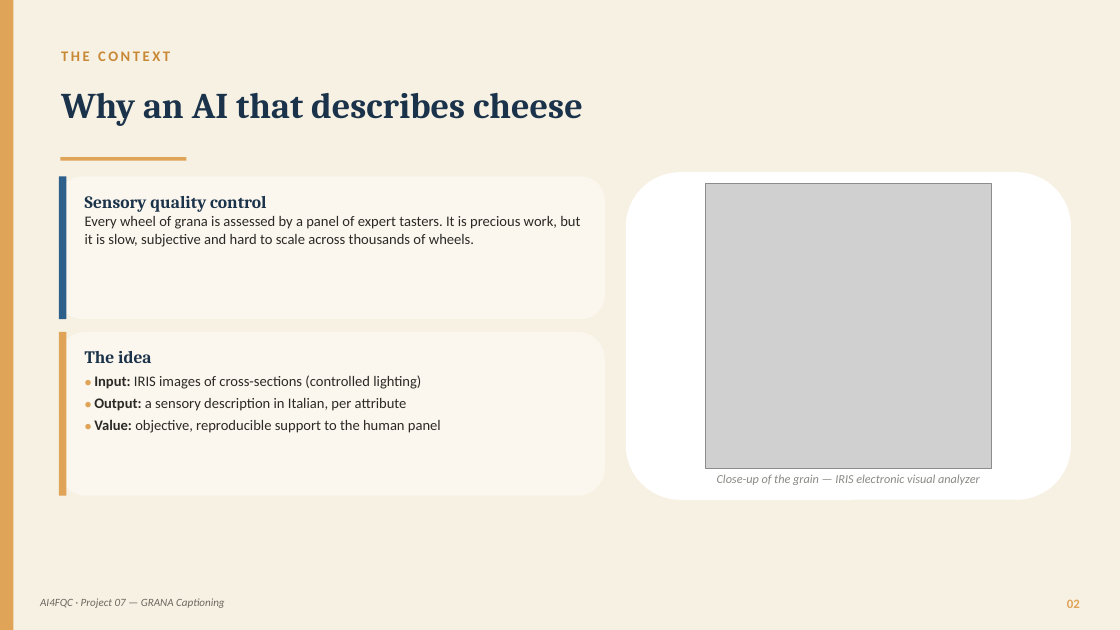
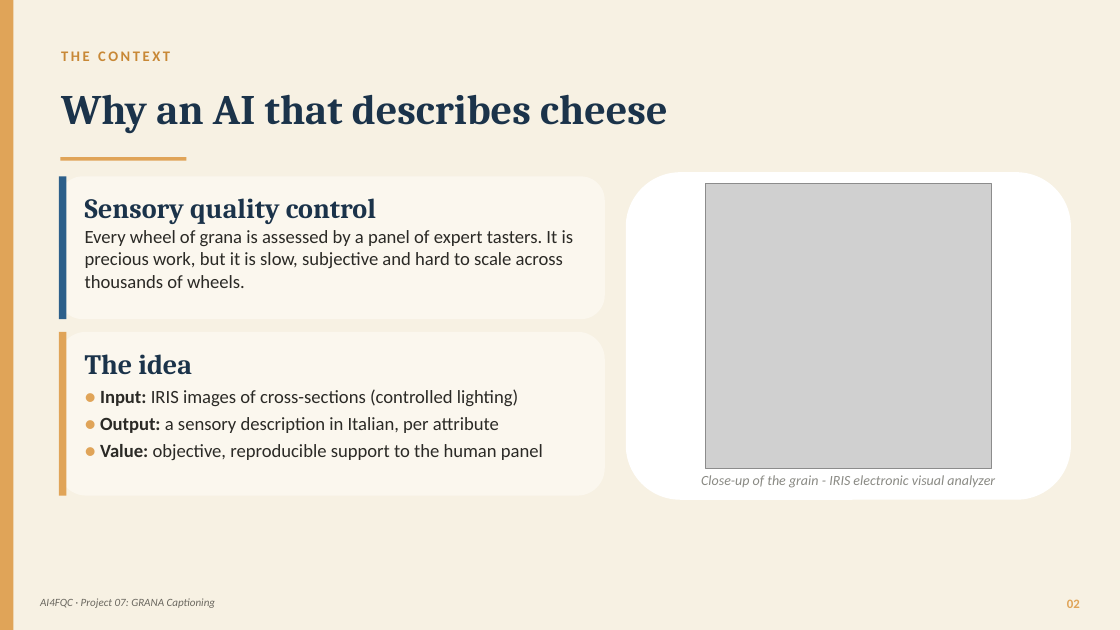
Before and after one commit to panciut/Cheese, a slide deck: slide 2 of presentation/Trentingrana_Captioning_EN.pptx. Drawn at 1120x630 pixels with LibreOffice and Linux fonts; fonts in the diff are those of the drawing; grey boxes stand for pictures. Boxes give left, top, right and bottom in pixels: in the first picture for what was removed or moved away, otherwise in the second. Text is boxed around its words. In the diff, an @@ line names an element or a change of style, - is before the commit and + after.

Commit message:
Remove redundant presentation directory entry from .gitignore and update Trentingrana_Captioning_EN.pptx file

```diff
--- a/presentation/Trentingrana_Captioning_EN.pptx
+++ b/presentation/Trentingrana_Captioning_EN.pptx
@@ text "Why an AI that describes ..." at (61,94,667,134): size 31 to 36 pt @@
@@ text "Sensory quality control" at (85,198,574,288): size 15 to 24 pt in "Sensory quality control"; size 12.5 to 16 pt in "Every wheel of grana is assessed by ..." @@
@@ text "The idea" at (85,354,543,460): size 15 to 24 pt in "The idea"; size 10 to 16 pt in "●", "●", "●"; size 12.5 to 16 pt @@
@@ text at (701,475,995,488): text changed; size 10.5 to 12 pt @@
-Close-up of the grain — IRIS electronic visual analyzer
+Close-up of the grain - IRIS electronic visual analyzer
@@ text at (40,598,216,608): text changed @@
-AI4FQC · Project 07 — GRANA Captioning
+AI4FQC · Project 07: GRANA Captioning
```
Also in this commit, not shown: 29 other slides changed, 1 other file.
